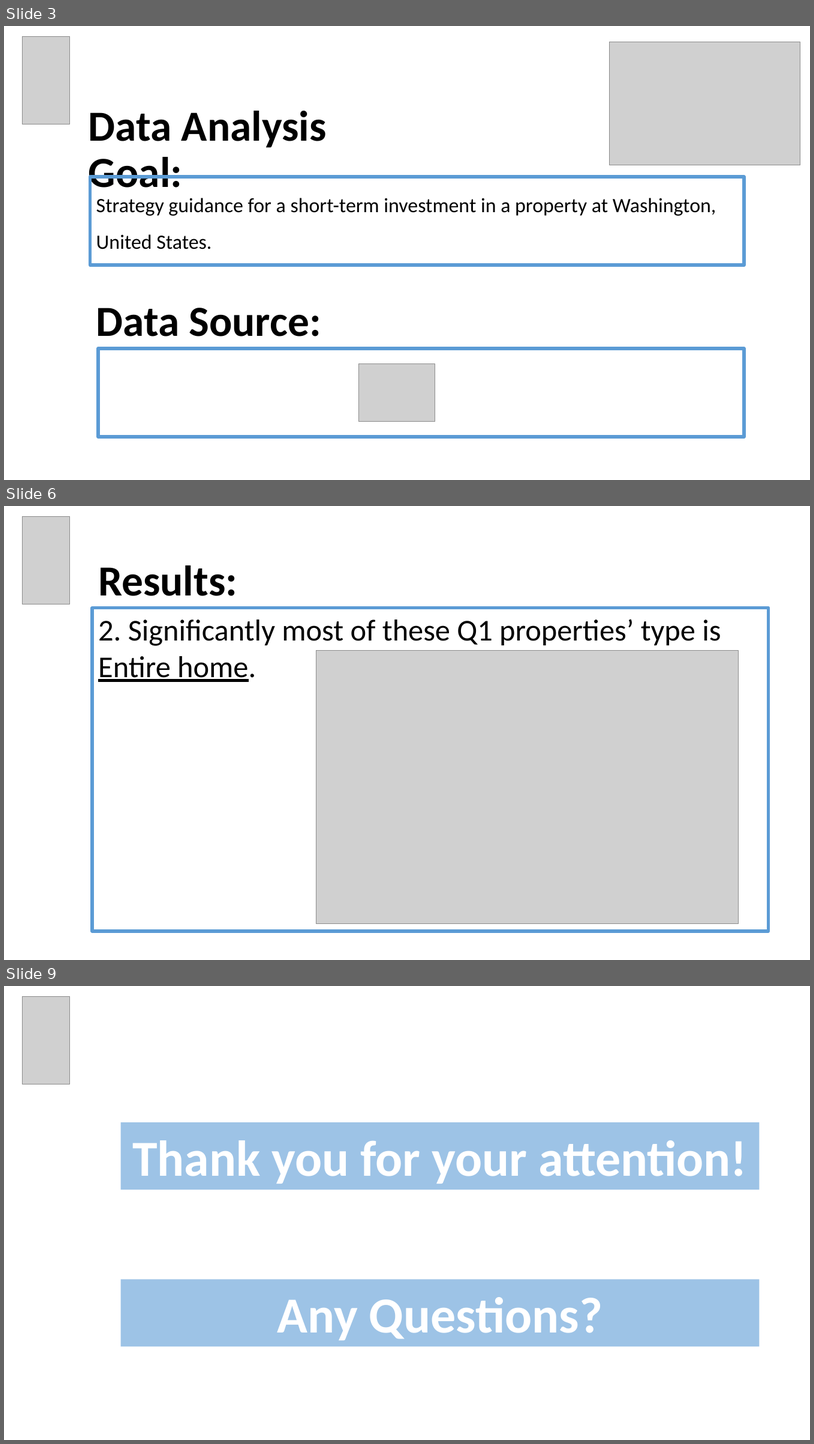
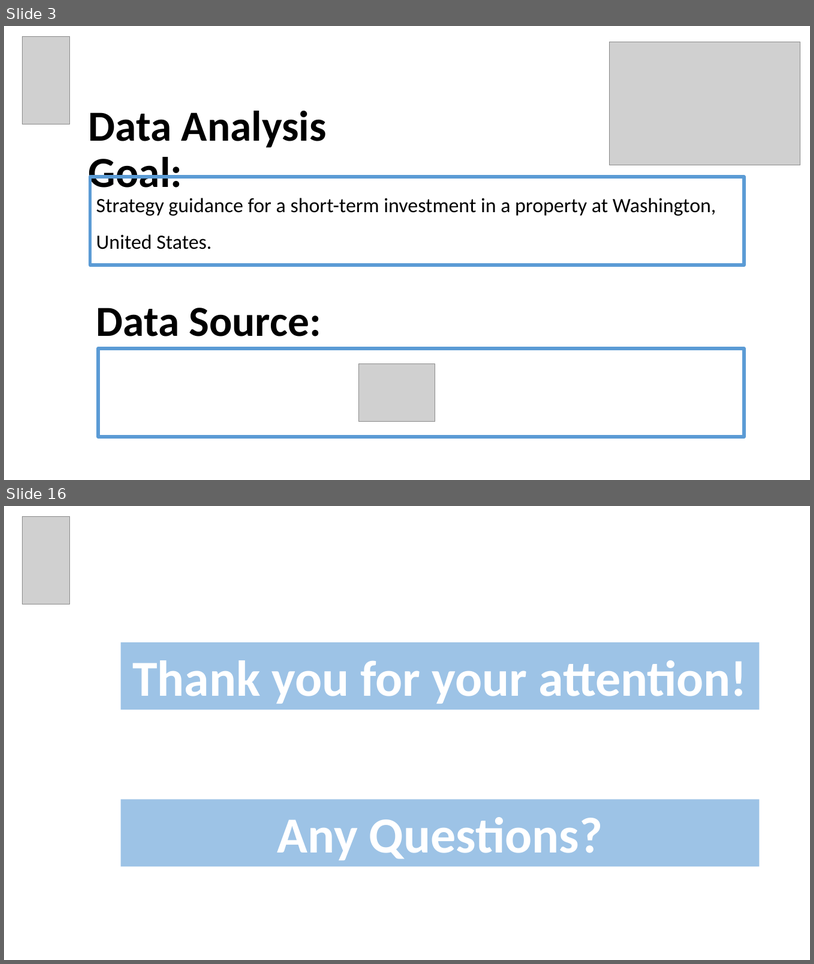
Before and after one commit to EyalVultz/Fianl-Project-Data-Analyst-Program-Hebrew-University-of-Jerusalem-Class-4-Group-2, a slide deck: Final Project Data Analyst Program Hebrew University of Jerusalem Class No. 4 Group 2.pptx. Shown one above the other, each under a label of ours: slides 3, 6 and 9 before the commit, slides 3 and 16 after it; the slides between them are not shown. The pictures are 814x1444 and 814x964 pixels, drawn with LibreOffice and Linux fonts; fonts in the diff are those of the drawing; grey boxes stand for pictures. Boxes give left, top, right and bottom in pixels: in the first picture for what was removed or moved away, otherwise in the second. Text is boxed around its words. In the diff, an @@ line names an element or a change of style, - is before the commit and + after.

```diff
--- a/Final Project Data Analyst Program Hebrew University of Jerusalem Class No. 4 Group 2.pptx
+++ b/Final Project Data Analyst Program Hebrew University of Jerusalem Class No. 4 Group 2.pptx
@@ slide 6 removed at [4, 506, 810, 960], background #FFFFFF @@
@@ picture removed at [22, 516, 70, 604] @@
@@ title removed at [98, 565, 237, 596] @@
-Results:
@@ rectangle removed at [92, 607, 768, 931] @@
-2. Significantly most of these Q1 properties’ type is Entire home.
@@ picture removed at [316, 651, 739, 924] @@
@@ what was slide 9 is now slide 16 @@
```
Also in this commit, not shown: 3 slides changed, 10 slides added, 2 other slides removed, 1 other file.
